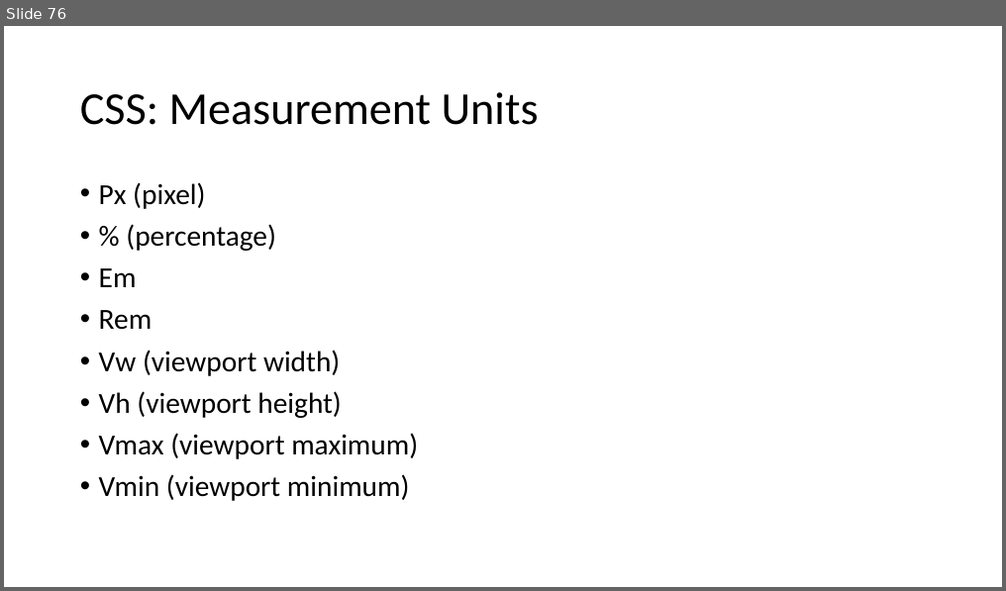
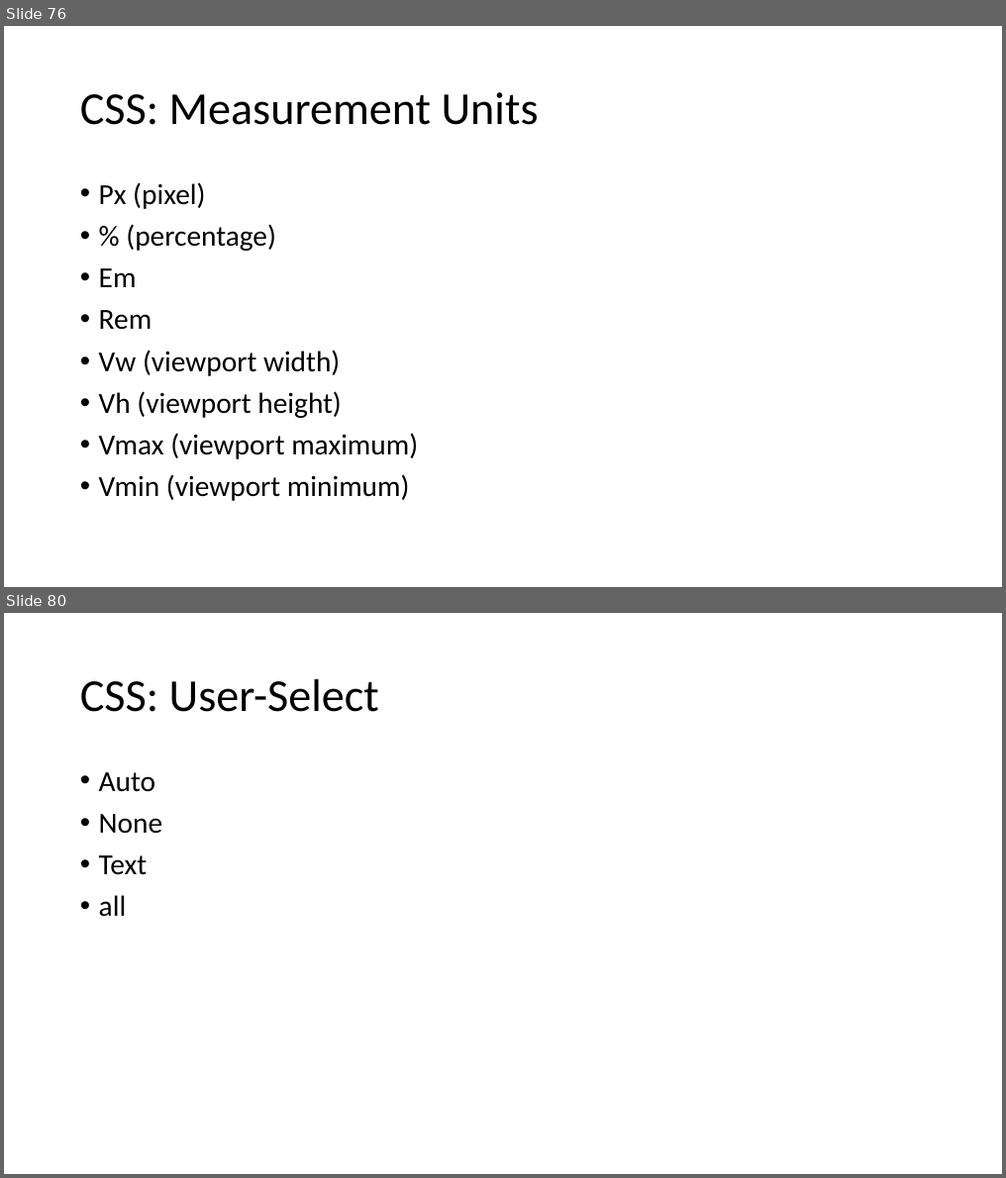
Before and after one commit to PiyushChaturvedii/Batch04, a slide deck: CSS.pptx. Shown one above the other, each under a label of ours: slide 76 before the commit, slides 76 and 80 after it; the slides between them are not shown. The pictures are 1006x591 and 1006x1178 pixels, drawn with LibreOffice and Linux fonts; fonts in the diff are those of the drawing. Boxes give left, top, right and bottom in pixels: in the first picture for what was removed or moved away, otherwise in the second. Text is boxed around its words. In the diff, an @@ line names an element or a change of style, - is before the commit and + after.

```diff
--- a/CSS.pptx
+++ b/CSS.pptx
@@ slide 80 added at <box>4,613,1002,1174</box>, background #FFFFFF @@
@@ title added at <box>80,679,379,712</box>, 44 pt, text #000000 @@
+CSS: User-Select
@@ text added at <box>99,772,162,917</box>, 28 pt, text #000000 @@
+• Auto
+• None
+• Text
+• all
```
Also in this commit, not shown: 3 other slides added, 4 other files.
